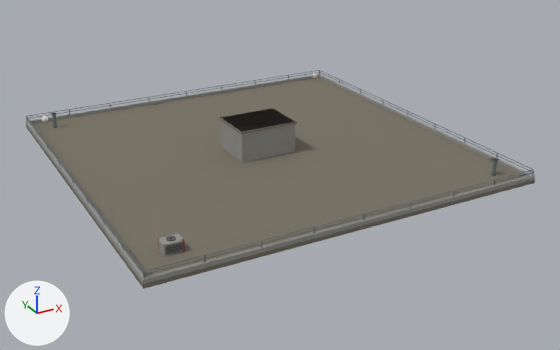
The glTF model assets/models/buildings/tw_slab_32_crown.glb: old version first, new version second.
Camera for both pictures: a 50 mm camera at (-28.1, -55.0, 25.0) aimed at (0.8, -2.4, -1.3). Every picture has the same lights, and +X, +Y and +Z are marked at lower left. The older version comes first. Vertices at exactly the same position are counted once.

In view in the first picture: 'tw_slab_32_crown'.
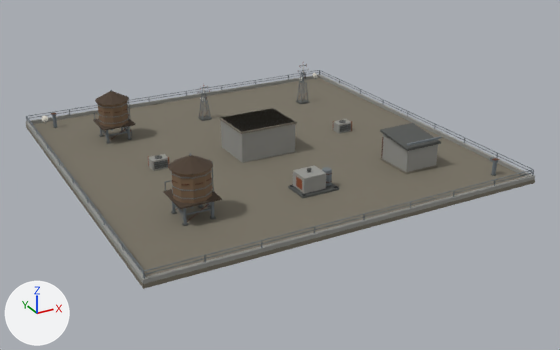
Patch to the scene script:
```diff
--- a/assets/models/buildings/tw_slab_32_crown.glb.py
+++ b/assets/models/buildings/tw_slab_32_crown.glb.py
@@ me_tw_slab_32_crown @@
 # used by ob_tw_slab_32_crown; location = (0.0, 0.0, 0.0)
-me_tw_slab_32_crown.from_pydata(...)  # 724 vertices, 1140 faces; spans x -16.0..16.0, y -16.0..16.0, z 0.0..3.0
+me_tw_slab_32_crown.from_pydata(...)  # 2744 vertices, 4292 faces; spans x -16.0..16.0, y -16.0..16.0, z 0.0..5.1
+# me_tw_slab_32_crown part 1: a new loose piece, a box spanning x -10.92..-10.76, y -10.12..-9.96, z 0.42..1.7, in mat_palette (picture img_palette)
+# me_tw_slab_32_crown part 2: a new loose piece, a box spanning x -8.84..-8.68, y -10.12..-9.96, z 0.42..1.7, in mat_palette (picture img_palette)
+# me_tw_slab_32_crown part 3: a new loose piece, a box spanning x -10.836..-8.764, y -10.076..-9.996, z 1.028..1.108, in mat_palette (picture img_palette)
+# me_tw_slab_32_crown part 4: a new loose piece, a box spanning x -11.35..-8.25, y -10.55..-7.45, z 1.84..1.94, in mat_palette (picture img_palette)
+# me_tw_slab_32_crown part 5: a new loose piece, a 10-sided cylinder along z spanning x -11.2..-8.4, y -10.3..-7.7, z 1.9..4.1, in mat_palette (picture img_palette)
+# me_tw_slab_32_crown part 6: a new loose piece, a 10-sided cut cone along z (radius 1.58 at the low end, 0.06 at the high end) spanning x -11.38..-8.22, y -10.5..-7.5, z 4.14..4.92, in mat_palette (picture img_palette)
+# me_tw_slab_32_crown part 7: a new loose piece, a 10-sided cylinder along z spanning x -11.23..-8.37, y -10.36..-7.64, z 2.248..2.308, in mat_palette (picture img_palette)
+# me_tw_slab_32_crown part 8: a new loose piece, a 10-sided cylinder along z spanning x -11.23..-8.37, y -10.36..-7.64, z 2.864..2.924, in mat_palette (picture img_palette)
+# me_tw_slab_32_crown part 9: a new loose piece, a 10-sided cylinder along z spanning x -11.23..-8.37, y -10.36..-7.64, z 3.788..3.848, in mat_palette (picture img_palette)
+# me_tw_slab_32_crown part 10: 14 loose pieces with 132 vertices, spanning x -13.7..-12.3, y -13.5..-12.5, z 0.3..1.2, are deleted
+# me_tw_slab_32_crown part 11: 1861 vertices added at x -11.3..11.1, y -10.5..10.1, z 0.3..4.8
+# other edits to the shape of me_tw_slab_32_crown do not show in these pictures
 me_tw_slab_32_crown.materials.append(mat_palette)
```

What differs and where, as boxes (x1, y1, x2, y2) in the pictures (560 x 350 px):
'tw_slab_32_crown', reshaped: before (26, 70, 535, 289); after (26, 64, 535, 289)
part 1 of me_tw_slab_32_crown, added: after (183, 208, 187, 224)
part 2 of me_tw_slab_32_crown, added: after (211, 202, 214, 217)
part 3 of me_tw_slab_32_crown, added: after (186, 208, 212, 215)
part 4 of me_tw_slab_32_crown, added: after (163, 189, 222, 209)
part 5 of me_tw_slab_32_crown, added (brown): after (171, 169, 212, 203)
part 6 of me_tw_slab_32_crown, added (brown): after (168, 155, 213, 175)
part 7 of me_tw_slab_32_crown, added: after (172, 190, 212, 199)
part 8 of me_tw_slab_32_crown, added: after (172, 181, 212, 191)
part 9 of me_tw_slab_32_crown, added: after (171, 171, 211, 179)
part 10 of me_tw_slab_32_crown, deleted: before (158, 234, 184, 257)
part 11 of me_tw_slab_32_crown, added: after (93, 64, 442, 222)
